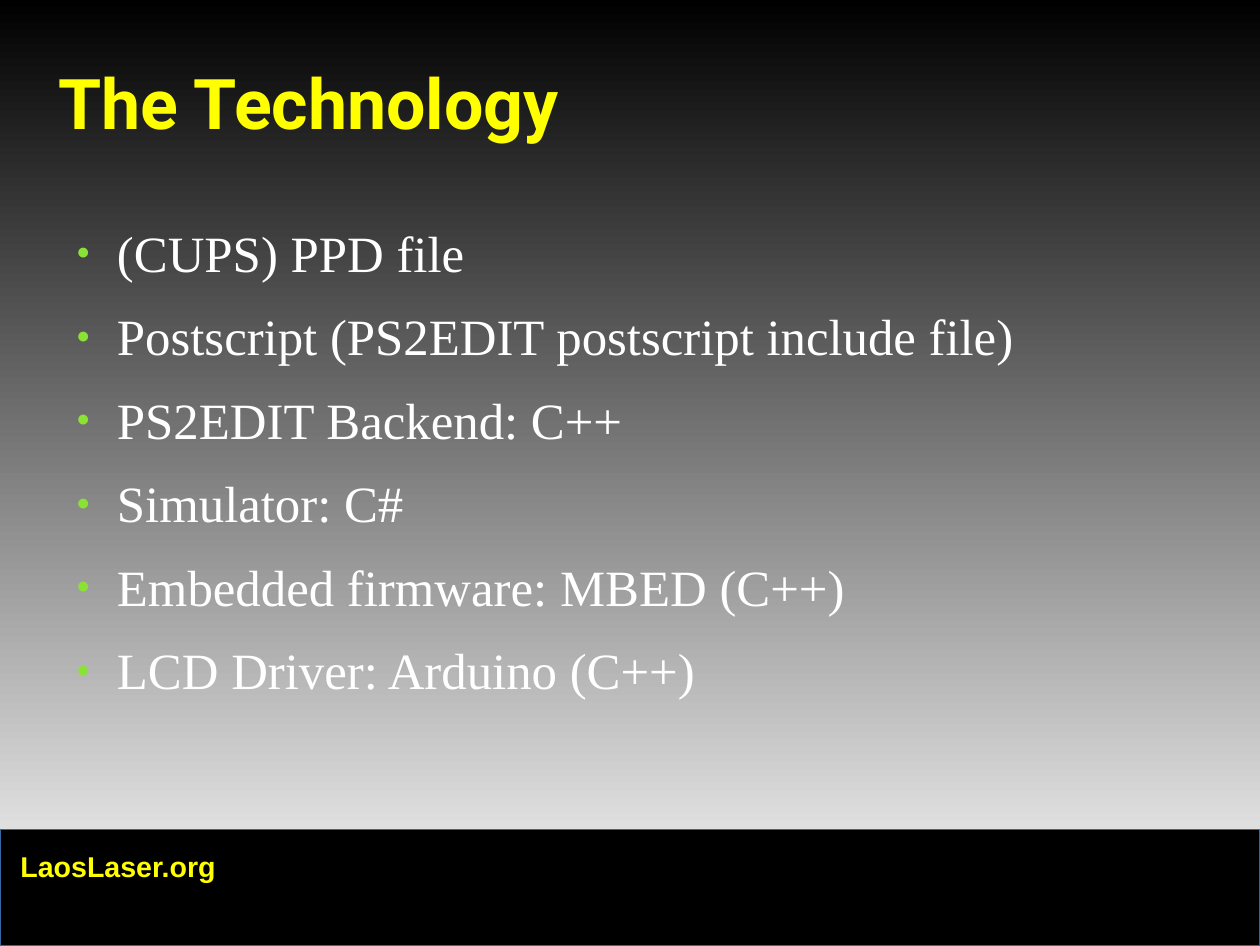
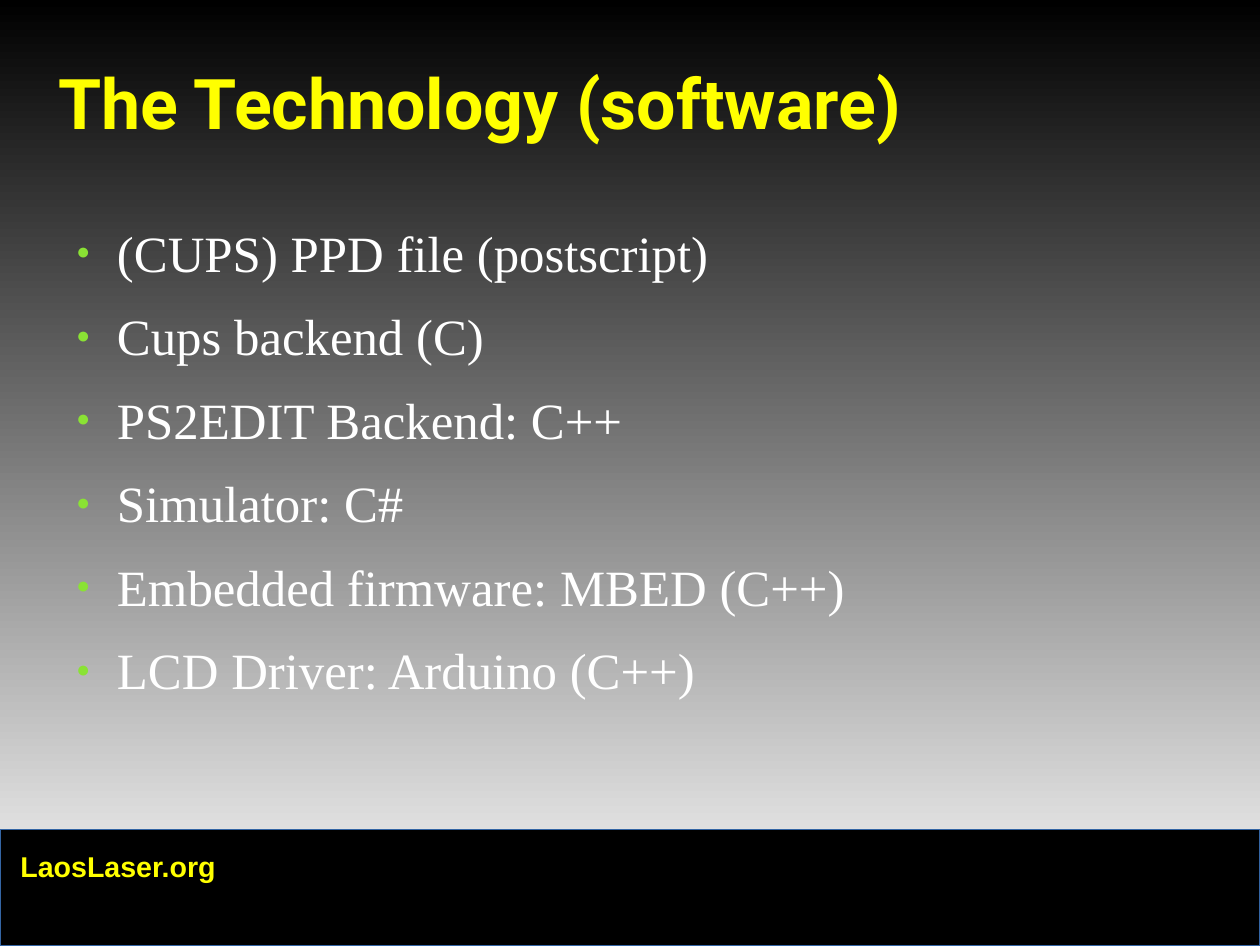
Before and after one commit to LaosLaser/Documentation, a slide deck: slide 6 of ccc-presentation.odp (slide 7 before the commit). Drawn at 1260x946 pixels with LibreOffice and Linux fonts; fonts in the diff are those of the drawing; background and template pictures are left out. Boxes give left, top, right and bottom in pixels: in the first picture for what was removed or moved away, otherwise in the second. Text is boxed around its words. In the diff, an @@ line names an element or a change of style, - is before the commit and + after.

```diff
--- a/ccc-presentation.odp
+++ b/ccc-presentation.odp
@@ title at (59,74,900,145): text changed @@
-The Technology
+The Technology (software)
@@ text at (117,236,708,365): text changed @@
-● (CUPS) PPD file
-● Postscript (PS2EDIT postscript include file)
+● (CUPS) PPD file (postscript)
+● Cups backend (C)
```
Also in this commit, not shown: 6 other slides changed, 4 slides added, 3 slides removed.
